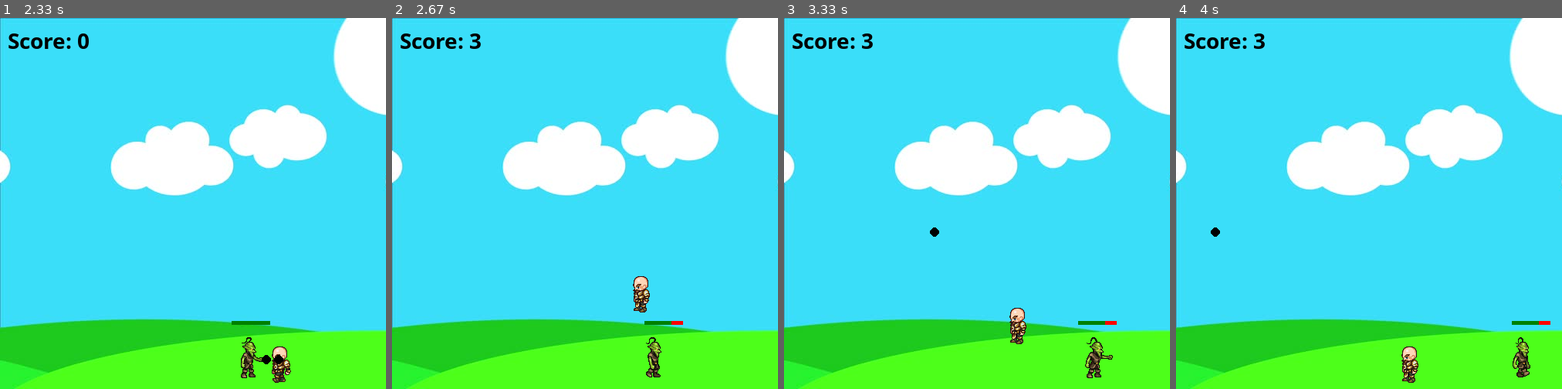
Above: before the commit, frames 1-4 (left to right).
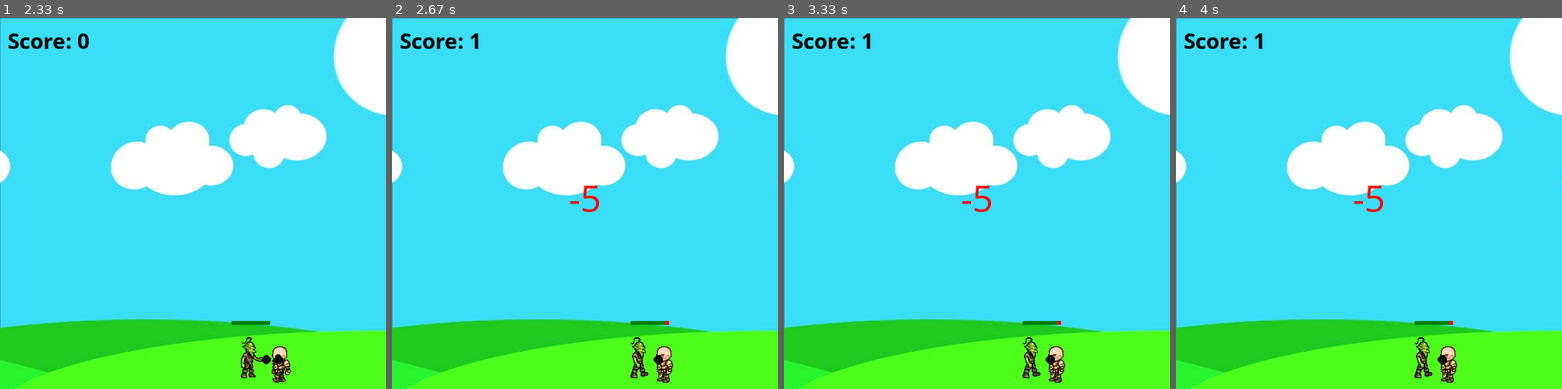
Above: after the commit, the same moments.

Repository: husainasad/PyGame
Game: pygame game, started from Game/SecondGame.py
Same seed, same stepped clock (60 frames per second), same inputs: the game is played once before the commit and once after it.
Inputs:
- Up to frame 1 (2.33 s): hold X 0.33-0.8 s; hold Right 0.33-0.8 s; hold Right 0.83-1.3 s; tap X at 0.9, 1.2, 1.4, 1.7, 1.9, 2.2 s; tap Space at 0.98 s; hold Right 1.33-1.8 s; hold Left from 1.83 s (still down)
- Up to frame 2 (2.67 s): release Left at 2.37 s; hold Left from 2.4 s (still down); tap X at 2.47 s; tap Space at 2.55 s
- Up to frame 3 (3.33 s): tap X at 2.77 s; release Left at 2.8 s
- Up to frame 4 (4 s): no input

Frame 1 is identical in both runs. In frame 2, 1.5% of the frame differs, in the area x 20-76%, y 4-99%; in frame 3, 1.8%, in the area x 20-87%, y 4-99%; in frame 4, 1.7%.

Commit message:
added sound effects and collisions

Diff:
--- a/Game/SecondGame.py
+++ b/Game/SecondGame.py
@@ -11,6 +11,12 @@
 char = pygame.image.load('standing.png')
 
 clock = pygame.time.Clock()
+
+bulletsound = pygame.mixer.Sound('sound.wav')
+hitsound = pygame.mixer.Sound('sound.wav')
+
+music = pygame.mixer.music.load('music.mp3')
+pygame.mixer.music.play(-1)
 
 score = 0
 class player(object):
@@ -48,6 +54,26 @@
         self.hitbox = (self.x+17, self.y+11, 29, 52)
         # pygame.draw.rect(win, (255,0,0), self.hitbox,2)
 
+    def hit(self):
+        self.isJump = False
+        self.jumpCount = 10
+        self.x = 60
+        self.y = 410
+        self.walkCount = 0
+        font1 = pygame.font.SysFont('Comic Sans MS', 50)
+        text = font1.render('-5', 1, (255,0,0))
+        win.blit(text, (250 - (text.get_width()/2), 200))
+        pygame.display.update()
+        # pygame.time.delay(3000)
+        i = 0
+        while i < 300:
+            pygame.time.delay(10)
+            i += 1
+            for event in pygame.event.get():
+                if event.type == pygame.QUIT:
+                    i = 301
+                    pygame.quit()
+
 class enemy(object):
     walkRight = [pygame.image.load('R1E.png'), pygame.image.load('R2E.png'), pygame.image.load('R3E.png'), pygame.image …(229 unchanged characters)…
     walkLeft = [pygame.image.load('L1E.png'), pygame.image.load('L2E.png'), pygame.image.load('L3E.png'), pygame.image. …(228 unchanged characters)…
@@ -68,20 +94,20 @@
     def draw(self,win):
         self.move()
         if self.visible:
-	        if self.walkCount + 1 >= 33:
-	            self.walkCount = 0
-
-	        if self.vel > 0:
-	            win.blit(self.walkRight[self.walkCount//3], (self.x, self.y))
-	            self.walkCount += 1
-	        else:
-	            win.blit(self.walkLeft[self.walkCount//3], (self.x, self.y))
-	            self.walkCount += 1
-
-	        pygame.draw.rect(win, (255,0,0), (self.hitbox[0], self.hitbox[1] - 20, 50, 5))
-	        pygame.draw.rect(win, (0,128,0), (self.hitbox[0], self.hitbox[1] - 20, 50 - (5 * (10 - self.health)), 5))
-	        self.hitbox = (self.x+17, self.y+2, 31, 57)
-	        # pygame.draw.rect(win, (255,0,0), self.hitbox,2)
+            if self.walkCount + 1 >= 33:
+                self.walkCount = 0
+
+            if self.vel > 0:
+                win.blit(self.walkRight[self.walkCount//3], (self.x, self.y))
+                self.walkCount += 1
+            else:
+                win.blit(self.walkLeft[self.walkCount//3], (self.x, self.y))
+                self.walkCount += 1
+
+            pygame.draw.rect(win, (255,0,0), (self.hitbox[0], self.hitbox[1] - 20, 50, 5))
+            pygame.draw.rect(win, (0,128,0), (self.hitbox[0], self.hitbox[1] - 20, 50 - (5 * (10 - self.health)), 5))
+            self.hitbox = (self.x+17, self.y+2, 31, 57)
+            # pygame.draw.rect(win, (255,0,0), self.hitbox,2)
 
     def move(self):
         if self.vel>0:
@@ -98,10 +124,10 @@
                 self.walkCount = 0
 
     def hit(self):
-    	if self.health > 0:
-    		self.health -= 1
-    	else:
-    		self.visible = False
+        if self.health > 0:
+            self.health -= 1
+        else:
+            self.visible = False
         # print("hit")
 
 class projectile(object):
@@ -139,6 +165,13 @@
 run = True
 while run:
     clock.tick(27)
+    if goblin.visible == True:
+        if man.hitbox[1] < goblin.hitbox[1] + goblin.hitbox[3] and man.hitbox[1] + man.hitbox[3] > goblin.hitbox[1]:
+            if man.hitbox[0] + man.hitbox[2] > goblin.hitbox[0] and man.hitbox[0] < goblin.hitbox[0] + goblin.hitbox[2]:
+                hitsound.play()
+                man.hit()
+                score -= 5
+
 
     if shootloop > 0:
         shootloop += 1
@@ -150,11 +183,13 @@
             run = False
 
     for bullet in bullets:
-        if bullet.y - bullet.radius < goblin.hitbox[1] + goblin.hitbox[3] and bullet.y + bullet.radius > goblin.hitbox[1]:
-            if bullet.x + bullet.radius > goblin.hitbox[0] and bullet.x - bullet.radius < goblin.hitbox[0] + goblin.hitbox[2]:
-                goblin.hit()
-                score += 1
-                bullets.pop(bullets.index(bullet))
+        if goblin.visible == True:
+            if bullet.y - bullet.radius < goblin.hitbox[1] + goblin.hitbox[3] and bullet.y + bullet.radius > goblin.hitbox[1]:
+                if bullet.x + bullet.radius > goblin.hitbox[0] and bullet.x - bullet.radius < goblin.hitbox[0] + goblin.hitbox[2]:
+                    # bulletsound.play()
+                    goblin.hit()
+                    score += 1
+                    bullets.pop(bullets.index(bullet))
 
         if bullet.x < 500 and bullet.x > 0:
             bullet.x += bullet.vel
@@ -164,6 +199,7 @@
     keys = pygame.key.get_pressed()
 
     if keys[pygame.K_x] and shootloop == 0:
+        # bulletsound.play()
         if man.left:
             facing = -1
         else:
@@ -196,8 +232,8 @@
             man.walkCount = 0
     else:
         if man.jumpCount >= -10:
-        	man.y -= (man.jumpCount * abs(man.jumpCount)) * ascent
-        	man.jumpCount -= 1
+            man.y -= (man.jumpCount * abs(man.jumpCount)) * ascent
+            man.jumpCount -= 1
         else:
             man.isJump = False
             man.jumpCount = 10
Not shown, added: Game/sound.wav
